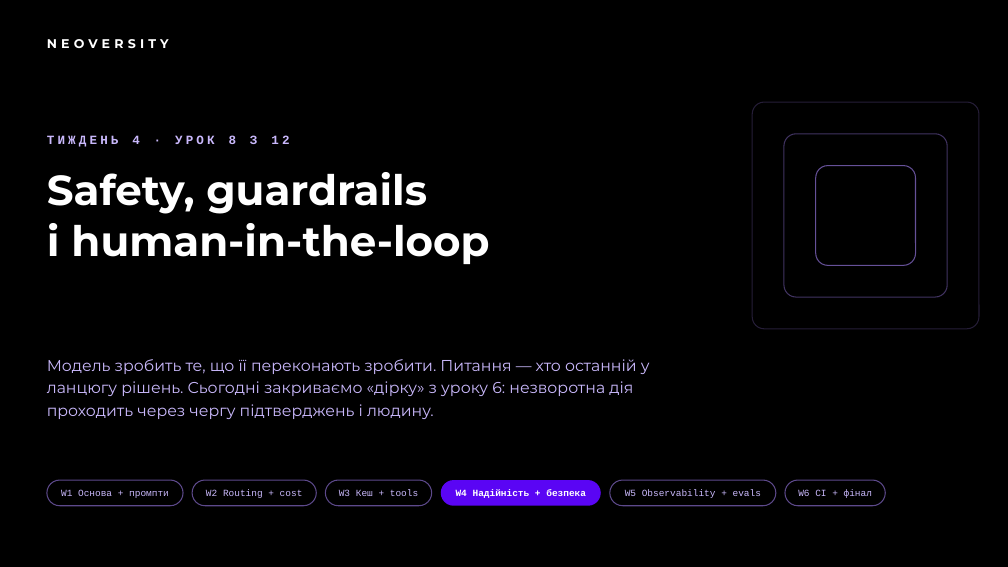
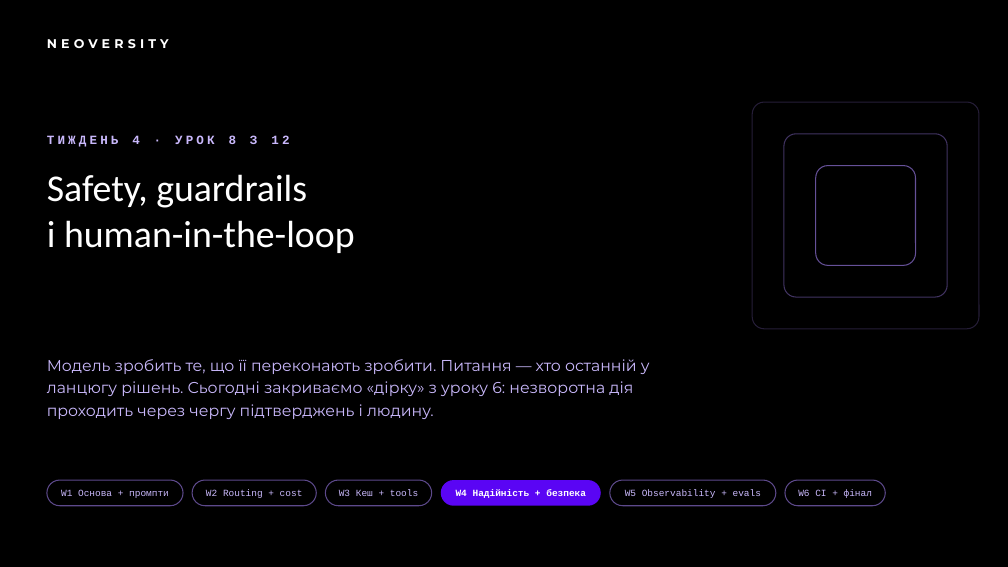
Before and after one commit to TarasFedorenkoFTV/llmops-bootcamp, a slide deck: slide 1 of docs/decks/L08.pptx. Drawn at 1008x567 pixels with LibreOffice and Linux fonts; fonts in the diff are those of the drawing; background and template pictures are left out. Boxes give left, top, right and bottom in pixels: in the first picture for what was removed or moved away, otherwise in the second. Text is boxed around its words. In the diff, an @@ line names an element or a change of style, - is before the commit and + after.

```diff
--- a/docs/decks/L08.pptx
+++ b/docs/decks/L08.pptx
@@ text "Safety, guardrails" at bbox=[47, 174, 355, 253]: size 40 to 36 pt, font Montserrat to Calibri, bold off @@
```
Also in this commit, not shown: 24 other slides changed, 13 other files.
